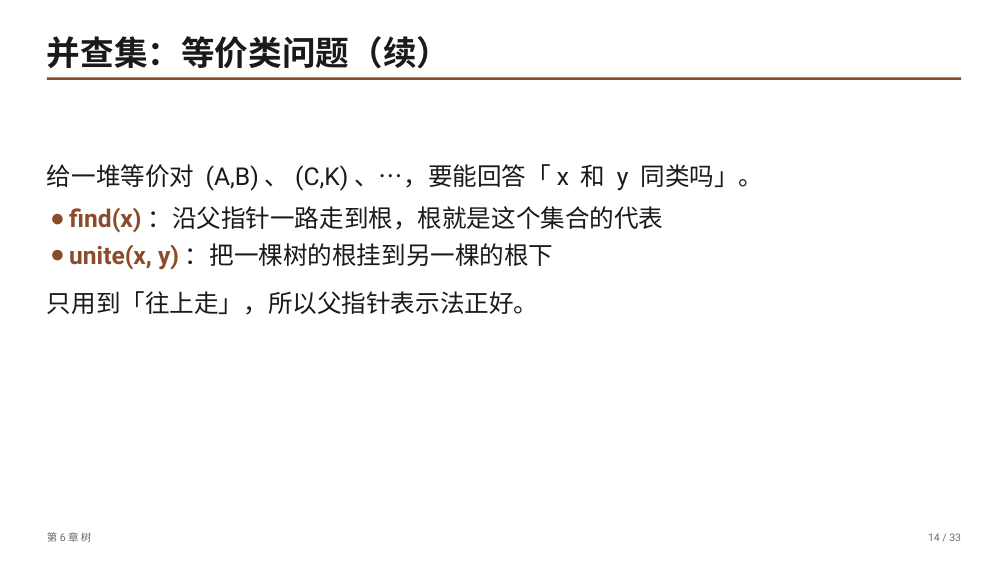
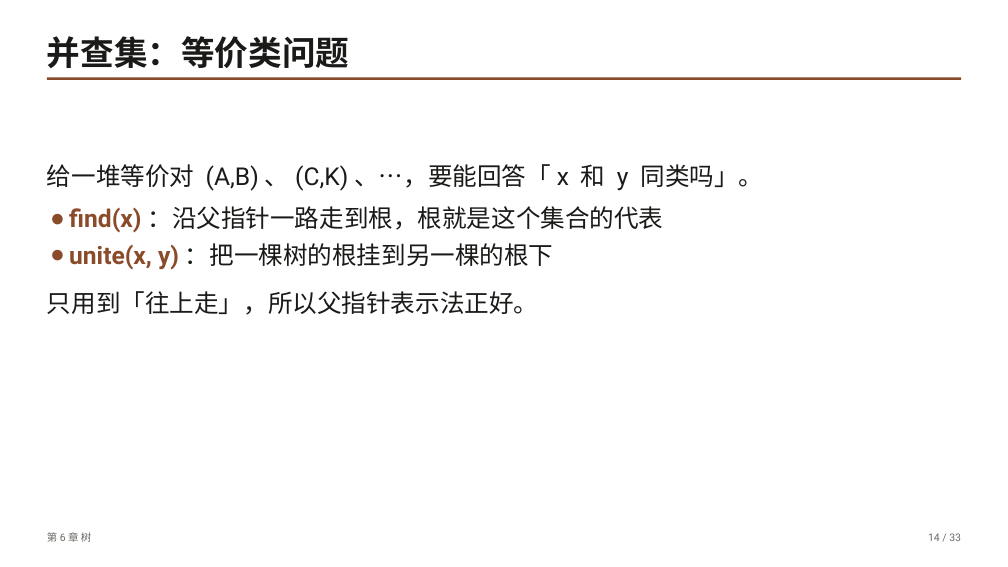
Before and after one commit to GMyhf/dsa-modernization, a slide deck: slide 14 of book/slides/pptx/ch06-tree.pptx. Drawn at 1008x567 pixels with LibreOffice and Linux fonts; fonts in the diff are those of the drawing. Boxes give left, top, right and bottom in pixels: in the first picture for what was removed or moved away, otherwise in the second. Text is boxed around its words. In the diff, an @@ line names an element or a change of style, - is before the commit and + after.

```diff
--- a/book/slides/pptx/ch06-tree.pptx
+++ b/book/slides/pptx/ch06-tree.pptx
@@ text at (47,36,349,68): text changed @@
-并查集：等价类问题（续）
+并查集：等价类问题
```
Also in this commit, not shown: 1 other slide changed, 21 other files.
